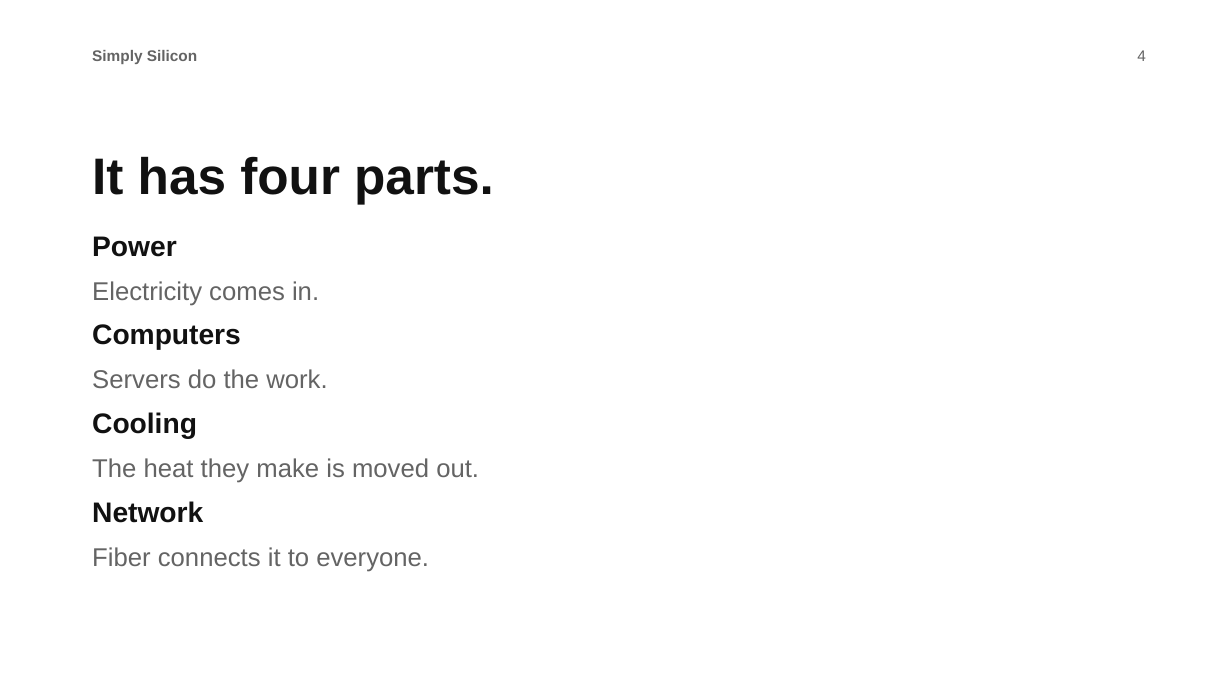
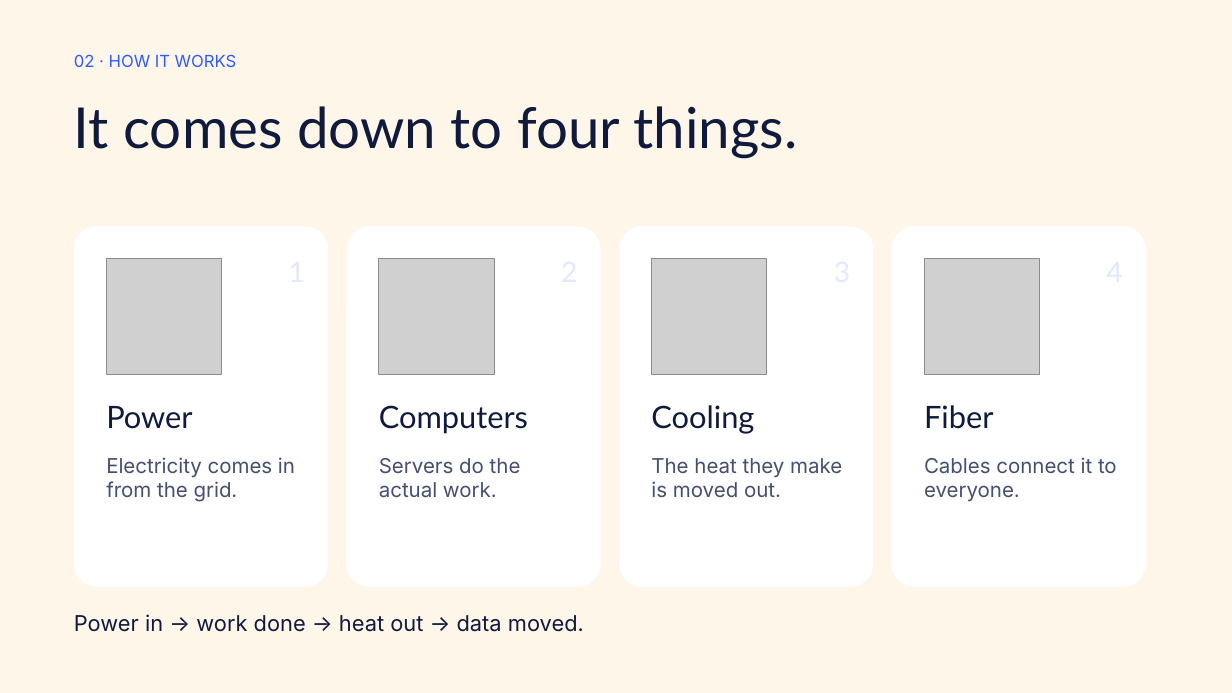
Before and after one commit to Kirubelabiyou/Simply-Silicon, a slide deck: slide 4 of plan-90day/event-presentation.pptx. Drawn at 1232x693 pixels with LibreOffice and Linux fonts; fonts in the diff are those of the drawing; grey boxes stand for pictures. Boxes give left, top, right and bottom in pixels: in the first picture for what was removed or moved away, otherwise in the second. Text is boxed around its words. In the diff, an @@ line names an element or a change of style, - is before the commit and + after.

```diff
--- a/plan-90day/event-presentation.pptx
+++ b/plan-90day/event-presentation.pptx
@@ background #FFFFFF to #FFF6EA @@
@@ text at (x1=74, y1=54, x2=237, y2=67): text changed; size 12 to 13 pt; font Arial to Inter; text colour #646464 to #2F5BFF; bold off @@
-Simply Silicon
+02 · HOW IT WORKS
@@ text removed at (x1=1137, y1=50, x2=1146, y2=61) @@
-4
@@ text added at (x1=74, y1=106, x2=797, y2=159), 44 pt, text #0F1A3C @@
+It comes down to four things.
@@ text removed at (x1=92, y1=156, x2=494, y2=572) @@
-It has four parts.
-Power
-Electricity comes in.
-Computers
-Servers do the work.
-Cooling
-The heat they make is moved out.
-Network
-Fiber connects it to everyone.
@@ rounded rectangle added at (x1=74, y1=226, x2=328, y2=587), fill #FFFFFF @@
@@ rounded rectangle added at (x1=347, y1=226, x2=601, y2=587), fill #FFFFFF @@
@@ rounded rectangle added at (x1=619, y1=226, x2=873, y2=587), fill #FFFFFF @@
@@ rounded rectangle added at (x1=892, y1=226, x2=1146, y2=587), fill #FFFFFF @@
@@ picture added at (x1=106, y1=259, x2=222, y2=374) @@
@@ picture added at (x1=379, y1=259, x2=494, y2=374) @@
@@ picture added at (x1=652, y1=259, x2=767, y2=374) @@
@@ picture added at (x1=924, y1=259, x2=1040, y2=374) @@
@@ text added at (x1=106, y1=406, x2=192, y2=429), 24 pt, text #0F1A3C @@
+Power
@@ text added at (x1=379, y1=405, x2=528, y2=434), 24 pt, text #0F1A3C @@
+Computers
@@ text added at (x1=651, y1=405, x2=754, y2=434), 24 pt, text #0F1A3C @@
+Cooling
@@ text added at (x1=924, y1=405, x2=993, y2=429), 24 pt, text #0F1A3C @@
+Fiber
@@ text added at (x1=106, y1=457, x2=295, y2=502), 16 pt, text #46506E @@
+Electricity comes in from the grid.
@@ text added at (x1=379, y1=458, x2=521, y2=498), 16 pt, text #46506E @@
+Servers do the actual work.
@@ text added at (x1=651, y1=458, x2=842, y2=497), 16 pt, text #46506E @@
+The heat they make is moved out.
@@ text added at (x1=924, y1=457, x2=1117, y2=502), 16 pt, text #46506E @@
+Cables connect it to everyone.
@@ text added at (x1=74, y1=614, x2=584, y2=632), 17 pt, text #0F1A3C @@
+Power in → work done → heat out → data moved.
```
Also in this commit, not shown: 10 other slides changed, 1 slide added, 1 slide removed, 12 other files.
